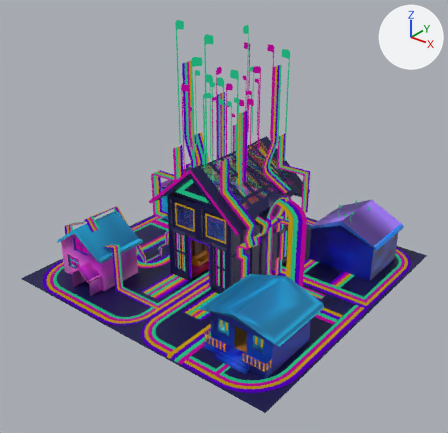
Two versions of the glTF model models/houseofhouse.glb, one commit apart.
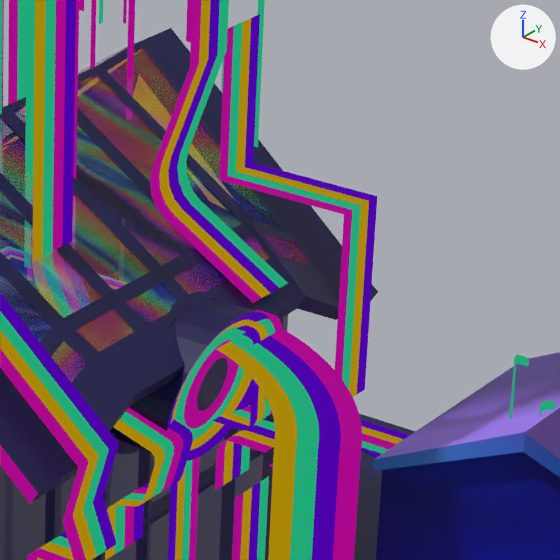
The first picture shows the older version from a 50 mm lens placed at (36.6, -46.9, 35.0), pointed at (1.1, -2.6, 7.5). The close-ups show both versions on the part from 52% to 78% of the width and 30% to 57% of the height of that picture; other places that the commit changed are outside them. Arrows for +X, +Y and +Z are at upper right; the lights stay in place. Objects named as collision shapes, trigger or cutter boxes, shadow casters or lower levels of detail are left out. Where no turn or scale is listed for an object, it has been applied to the vertices. Vertices at the same position are counted once.
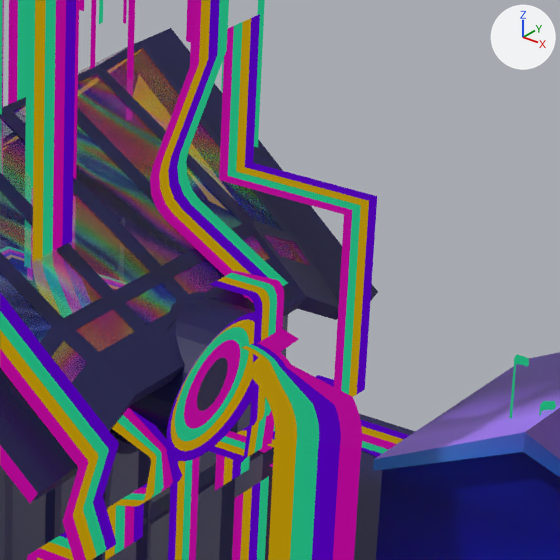
Changed parts and their boxes (x1, y1, x2, y2) in the close-ups (560 x 560 px; the box of a moved part takes in the faces that stretch with it):
'Plane.002', reshaped
    before: (217, 329, 410, 560)
    after: (241, 329, 410, 560)
'Cube.031', reshaped
    before: (32, 0, 193, 560)
    after: (32, 0, 182, 560)
part 1 of me_plane_002, moved or reshaped
    before: (217, 329, 356, 406)
    after: (241, 329, 356, 406)
part 2 of me_plane_003, moved or reshaped
    before: (181, 310, 282, 478)
    after: (176, 271, 284, 478)
part 3 of me_cube_030, moved or reshaped
    before: (114, 408, 193, 499)
    after: (112, 408, 182, 499)

Patch to the scene script:
```diff
--- a/models/houseofhouse.glb.py
+++ b/models/houseofhouse.glb.py
@@ me_plane_002 @@
 me_plane_002.from_pydata(...)  # 951 vertices, 1509 faces; spans x -11.1..15.8, y -15.8..15.7, z -0.2..9.4
 # used by ob_plane_002; location = (0.0, 0.0, 0.0)
+# me_plane_002 part 1: 47 of the vertices in x 4.8..9.0, y -0.9..1.4, z 9.4 are scaled about their middle by (0.302, 0.302, 1)
 me_plane_002.materials.append(mat_yellow_l)
@@ me_plane_003 @@
 # used by ob_plane_003; location = (0.0, 0.0, 0.0)
-me_plane_003.from_pydata(...)  # 1409 vertices, 2234 faces; spans x -15.8..11.1, y -15.8..15.7, z 0.0..10.3
+me_plane_003.from_pydata(...)  # 1409 vertices, 2234 faces; spans x -15.8..11.1, y -15.8..15.7, z 0.0..10.5
+# me_plane_003 part 2: 73 of the vertices in x 4.4..6.4, y 0.4..1.5, z 7.4..9.7 are scaled about their middle by (1, 1, 1.71), then moved by (0.0, 0.0, 0.1)
 me_plane_003.materials.append(mat_yellow_l)
@@ me_cube_030 @@
 me_cube_030.from_pydata(...)  # 75 vertices, 112 faces; spans x 2.94..6.11, y -2.71..-1.35, z 5.2..18.58
 # used by ob_cube_031; location = (0.0, 0.0, 0.0)
+# me_cube_030 part 3: all 15 vertices in x 6.01..6.11, y -2.7..-1.35, z 7.85..8.08 are scaled about their middle by 0.551, then moved by (0.01, -0.41, 0.0)
 me_cube_030.materials.append(mat_pink_l)
```
